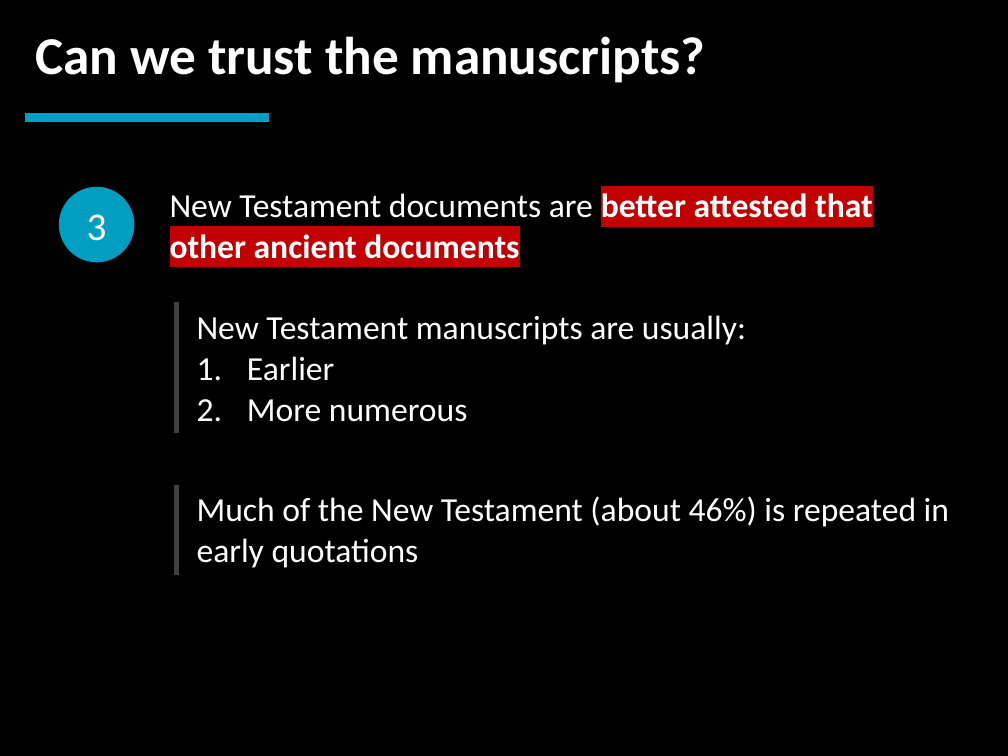
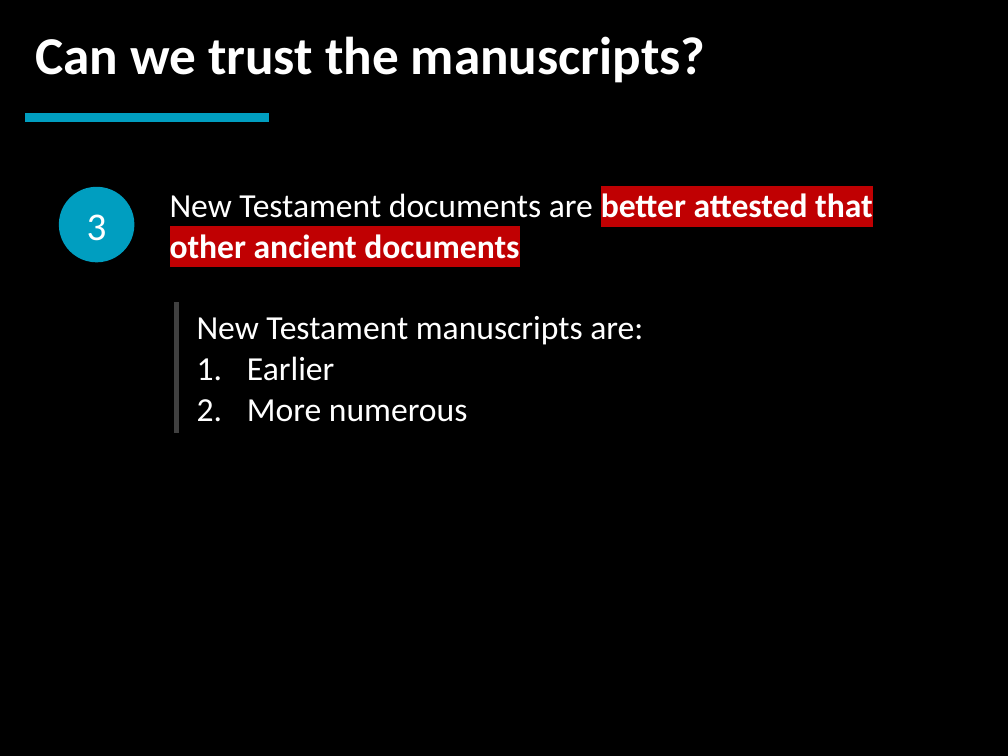
Before and after one commit to LukeMurphey/Ai1L, a slide deck: slide 16 of companion-website/public/files/22. Is the New Testament Corrupted.pptx (slide 11 before the commit). Drawn at 1008x756 pixels with LibreOffice and Linux fonts; fonts in the diff are those of the drawing. Boxes give left, top, right and bottom in pixels: in the first picture for what was removed or moved away, otherwise in the second. Text is boxed around its words. In the diff, an @@ line names an element or a change of style, - is before the commit and + after.

```diff
--- a/companion-website/public/files/22. Is the New Testament Corrupted.pptx
+++ b/companion-website/public/files/22. Is the New Testament Corrupted.pptx
@@ table at <box>176,302,966,433</box> @@
-row 1, column 1: New Testament manuscripts are usually: / Earlier / More numerous
+row 1, column 1: New Testament manuscripts are: / Earlier / More numerous
@@ table removed at <box>176,485,966,576</box>, 1 rows, 1 columns @@
-Much of the New Testament (about 46%) is repeated in early quotations
```
Also in this commit, not shown: 6 other slides changed, 2 slides added, 1 slide removed.
